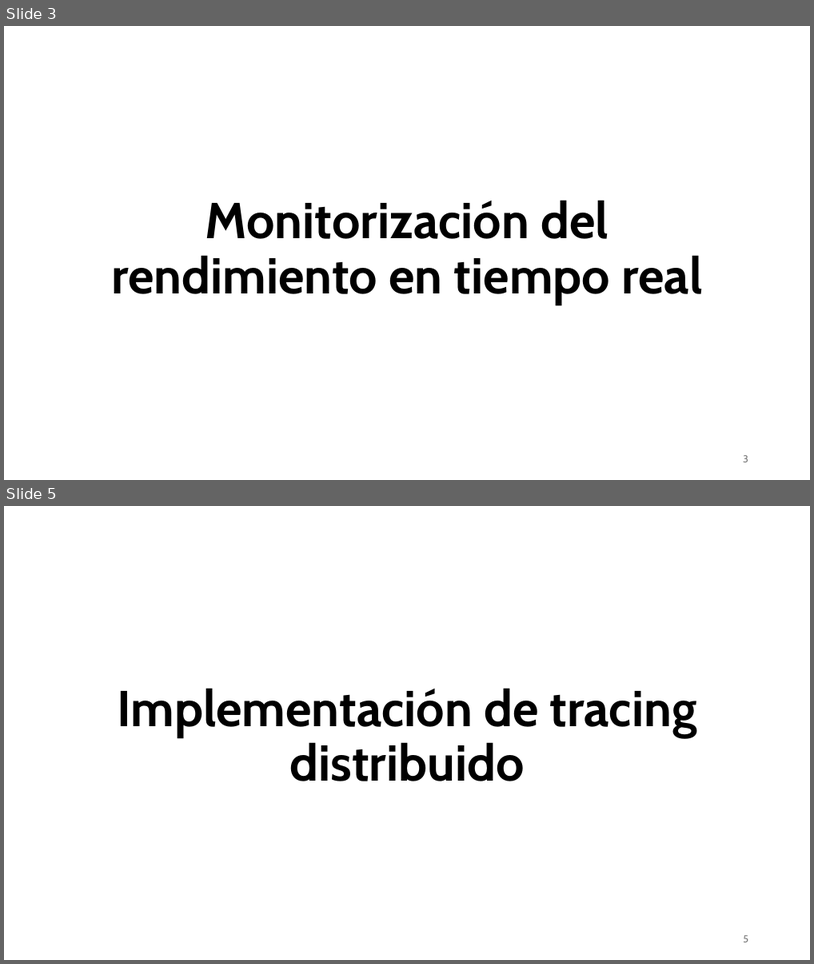
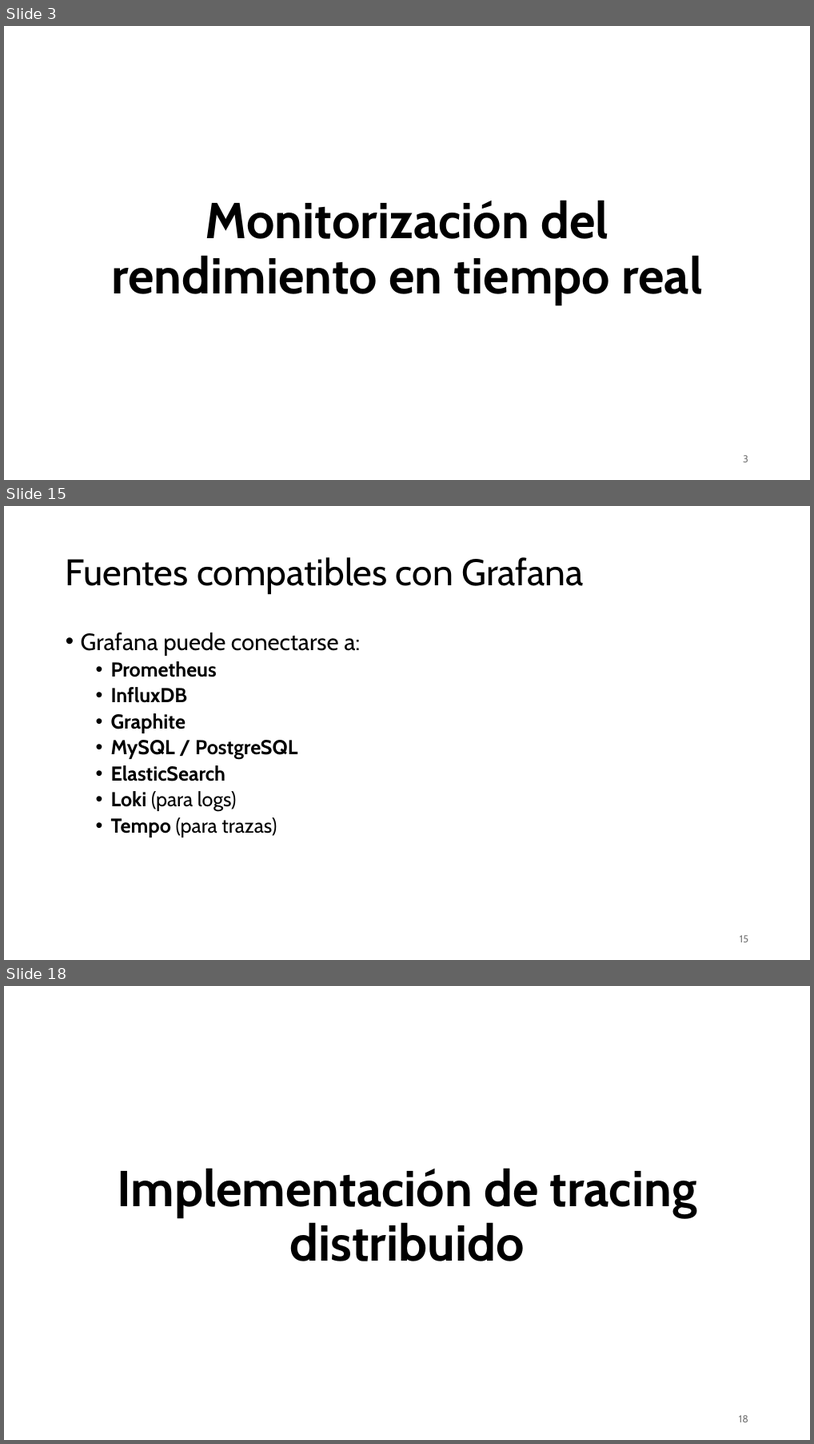
Before and after one commit to aldebarran22/CURSO_CPP_SERVICIOS_30H, a slide deck: doc/8_Monitorizacion_logging_microservicios.pptx. Shown one above the other, each under a label of ours: slides 3 and 5 before the commit, slides 3, 15 and 18 after it; the slides between them are not shown. The pictures are 814x964 and 814x1444 pixels, drawn with LibreOffice and Linux fonts; fonts in the diff are those of the drawing. Boxes give left, top, right and bottom in pixels: in the first picture for what was removed or moved away, otherwise in the second. Text is boxed around its words. In the diff, an @@ line names an element or a change of style, - is before the commit and + after.

```diff
--- a/doc/8_Monitorizacion_logging_microservicios.pptx
+++ b/doc/8_Monitorizacion_logging_microservicios.pptx
@@ slide 15 added at (4, 506, 810, 960), background #FFFFFF @@
@@ title added at (66, 557, 583, 594), 44 pt, text #000000 @@
+Fuentes compatibles con Grafana
@@ text added at (81, 632, 360, 837), 24 pt, text #000000, bold @@
+• Grafana puede conectarse a:
+  • Prometheus
+  • InfluxDB
+  • Graphite
+  • MySQL / PostgreSQL
+  • ElasticSearch
+  • Loki (para logs)
+  • Tempo (para trazas)
@@ page number added at (740, 935, 749, 942), 12 pt, text #797979 @@
+15
@@ what was slide 5 is now slide 18 @@
@@ page number at (739, 1415, 749, 1422): text changed @@
-5
+18
```
Also in this commit, not shown: 13 other slides added, 1 slide removed, 3 other files.
